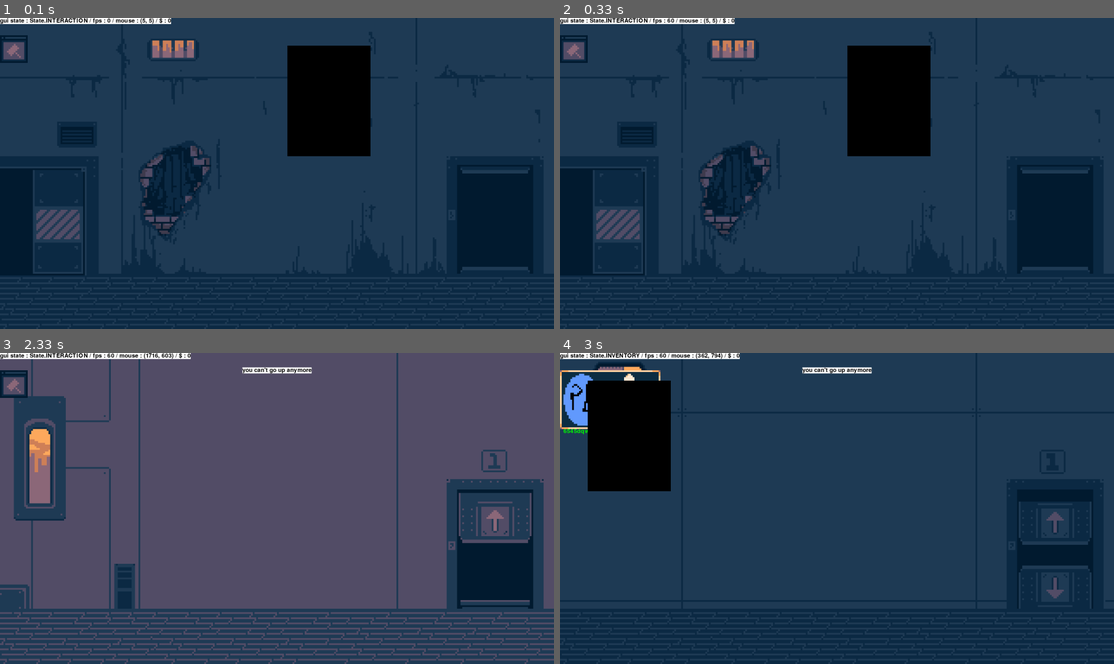
Above: before the commit, frames 1-4 (two rows, left to right).
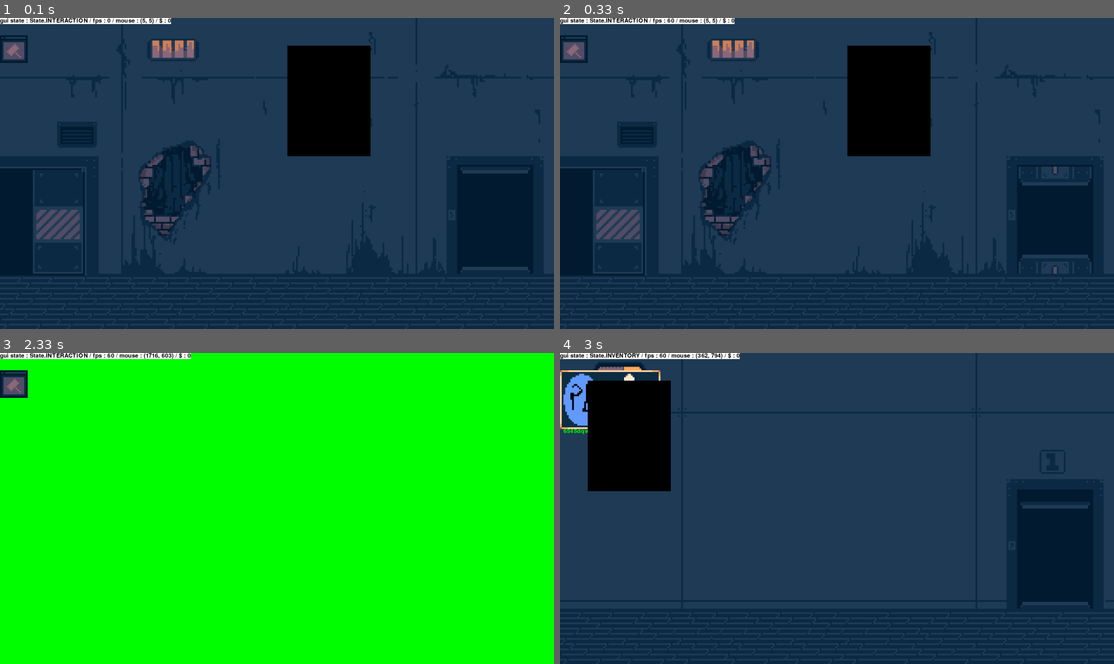
Above: after the commit, the same moments.

Repository: PouchyCorp/TrophNSI
Game: pygame game, started from sources/main.py
Same seed, same stepped clock (60 frames per second), same inputs: the game is played once before the commit and once after it.
Inputs (mouse positions are in pixels of both pictures, inside the frame that each line leads up to):
- Up to frame 1 (0.1 s): no input
- Up to frame 2 (0.33 s): no input
- Up to frame 3 (2.33 s): hold N 0.33-0.8 s; hold Up 0.33-0.8 s; click (493, 527) at 0.88 s; hold Up 1.17-1.63 s; tap Space at 1.23, 1.53, 1.73, 2.07 s; hold Down 1.67-1.97 s; hold Up from 2 s (still down); tap B at 2.15 s
- Up to frame 4 (3 s): release Up at 2.37 s; tap N at 2.4 s; hold Down from 2.73 s (still down); move the mouse to (665, 583) at 2.77 s; tap Space at 2.8 s

Frame 1 is identical in both runs. In frame 2, 0.6% of the frame differs, in the area x 82-96%, y 47-83%; in frame 3, 99%, in the area x 0-100%, y 0-100%; in frame 4, 1.9%.

Commit message:
reglé des pb de bot

Diff:
--- a/sources/main.py
+++ b/sources/main.py
@@ -129,7 +129,7 @@
                         hivemind.add_bot()
 
                     case pg.K_n:
-                        hivemind.free_last_bot()
+                        hivemind.free_last_bot(current_room)
 
             if event.type == pg.MOUSEBUTTONUP:
 
@@ -170,10 +170,8 @@
                                         TIMER.create_timer(1, go_up_one_floor)
                                         placeable.interaction(TIMER)
                                     case subplaceable.BotPlaceable:
-                                        hivemind.free_last_bot()
+                                        hivemind.free_last_bot(current_room)
                                         moulaga += money_per_robot
-                                        current_room.placed.remove(placeable)
-                                        current_room.blacklist.remove(placeable)
                                     case _:
                                         popups.append(
                                             Popup('bip boup erreur erreur'))
--- a/sources/objects/bot.py
+++ b/sources/objects/bot.py
@@ -7,7 +7,8 @@
 from room_config import R1
 import sprite
 from timermanager import TimerManager
-from objects.anim import Spritesheet, Animation
+from objects.anim import Animation
+import objects.placeablesubclass as subplaceable
 
 class BotStates(Enum):
     IDLE = auto()
@@ -26,6 +27,7 @@
         self.line_start_x = line_start
         self.line_stop_x = line_stop
 
+        self.bot_placeable_pointer : subplaceable.BotPlaceable = None
         assert self.line_stop_x > self.line_start_x, "stop before start"
 
         step = (self.line_stop_x - self.line_start_x) // len(self.inline_bots)
@@ -36,12 +38,13 @@
         if type(self.inline_bots[0]) is not Bot:
             self.inline_bots[0] = Bot(Coord(1, (self.line_start_x,700+randint(-50,50))))
 
-    def free_last_bot(self):
+    def free_last_bot(self, current_room):
         if type(self.inline_bots[-1]) is Bot:
             self.inline_bots[-1].is_inline = False
             self.inline_bots[-1].target_coord = Coord(2,(0,0))
             self.liberated_bots.append(self.inline_bots[-1])
             self.inline_bots[-1] = 'empty'
+            self.remove_last_bot_clickable(current_room)
 
 
     def update_bots_ai(self, rooms, TIMER):
@@ -101,9 +104,16 @@
             assert type(last_bot) is Bot
 
             #create a clickable to let robots enter
-            bot_placeable = Placeable('bot_placeable', last_bot.coord, last_bot.surf)
+            bot_placeable = subplaceable.BotPlaceable('bot_placeable', last_bot.coord, last_bot.surf)
+            self.bot_placeable_pointer = bot_placeable
             R1.placed.append(bot_placeable)
             R1.blacklist.append(bot_placeable)
+
+    def remove_last_bot_clickable(self, current_room : Room):
+        if self.bot_placeable_pointer:
+            current_room.placed.remove(self.bot_placeable_pointer)
+            current_room.blacklist.remove(self.bot_placeable_pointer)
+            self.bot_placeable_pointer = None
 
 
 class Bot:
--- a/sources/objects/placeablesubclass.py
+++ b/sources/objects/placeablesubclass.py
@@ -11,6 +11,11 @@
         self.anim_open = Animation(sprite.SPRITESHEET_HAUT, 0, 17, 4, False)
         self.anim_blink = Animation(sprite.SPRITESHEET_DOOR_BLINK, 0, 11)
         self.anim = self.anim_close
+
+        _rect = self.anim.get_frame().get_rect()
+        self.rect.width, self.rect.height = _rect.width, _rect.height
+        self.anim.reset_frame()
+
         self.door_down : Optional[DoorDown] = None
 
     def pair_door_down(self, door_down):
@@ -48,6 +53,10 @@
         self.anim_open = Animation(sprite.SPRITESHEET_HAUT_FLIP, 0, 7, 4, False)
         self.anim_blink = Animation(sprite.SPRITESHEET_DOOR_BLINK_FLIP, 0, 11)
         self.anim = self.anim_close
+
+        _rect = self.anim.get_frame().get_rect()
+        self.rect.width, self.rect.height = _rect.width, _rect.height
+
         self.door_up : Optional[DoorUp] = None
 
 
--- a/sources/room_config.py
+++ b/sources/room_config.py
@@ -2,8 +2,7 @@
 from objects.placeable import Placeable
 from objects.room import Room
 import objects.sprite as sprite
-from pygame import Surface,image,transform
-from objects.anim import Spritesheet,Animation
+from pygame import Surface
 import objects.placeablesubclass as subplaceable
 
 stairs_up = subplaceable.DoorUp('R1_stairs', Coord(1,(1594,516)), Surface((335,220)))
@@ -34,5 +33,8 @@
 R3 = Room(3,sprite.BG4)
 R3.placed += [stairs_up , stairs_down]
 
+R4 = Room(3, sprite.BG2)
 
-ROOMS : list[Room] = [R0, R1, R2, R3]
+
+
+ROOMS : list[Room] = [R0, R1, R2, R3, R4]
